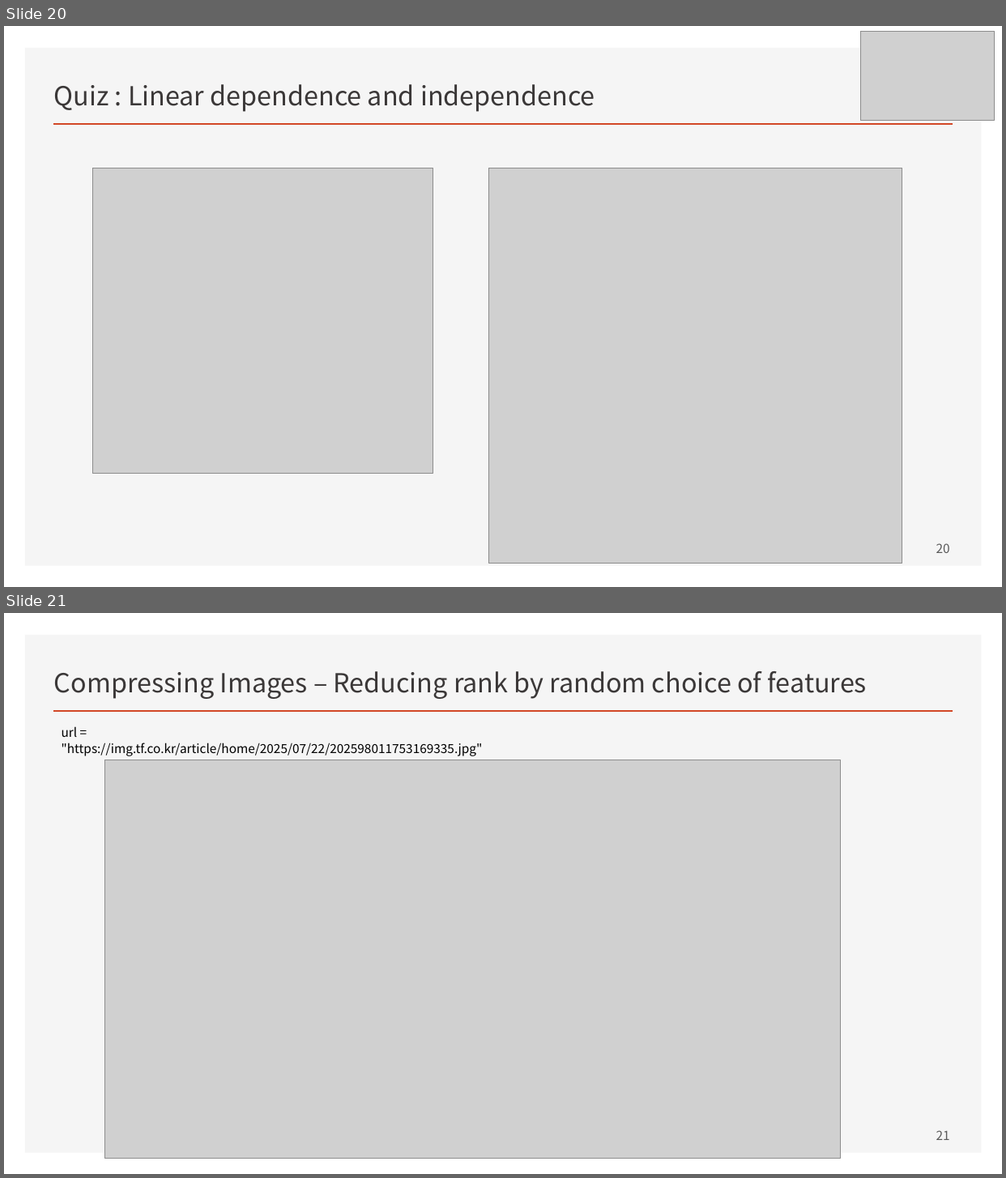
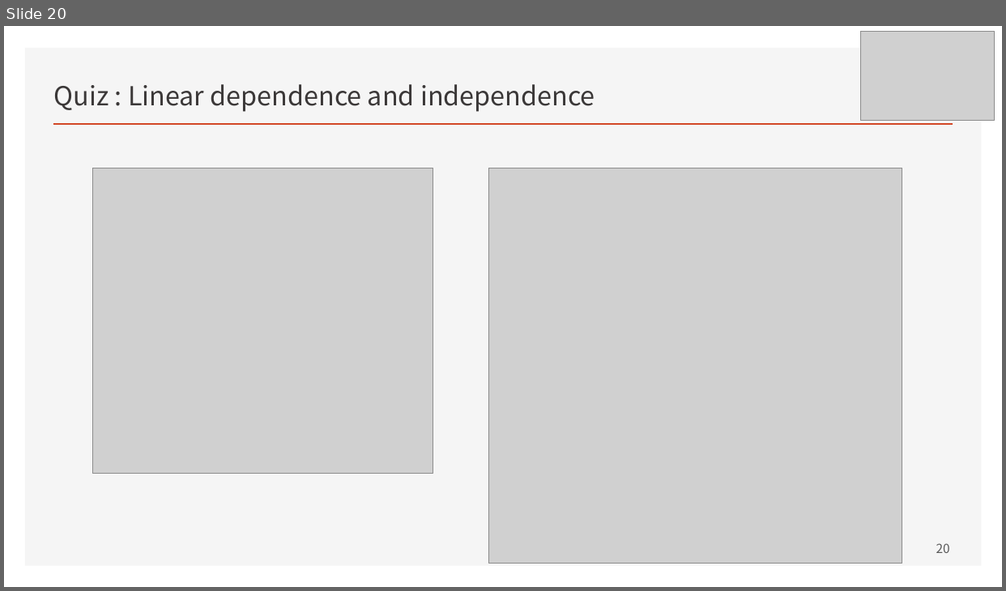
Before and after one commit to ancestor9/mathematics-for-machine-learning, a slide deck: Linear_Algebra/w1_w2_System_of_Linear_Equations.pptx. Shown one above the other, each under a label of ours: slides 20 and 21 before the commit, slide 20 after it. The pictures are 1006x1178 and 1006x591 pixels, drawn with LibreOffice and Linux fonts; fonts in the diff are those of the drawing; grey boxes stand for pictures. Boxes give left, top, right and bottom in pixels: in the first picture for what was removed or moved away, otherwise in the second. Text is boxed around its words. In the diff, an @@ line names an element or a change of style, - is before the commit and + after.

```diff
--- a/Linear_Algebra/w1_w2_System_of_Linear_Equations.pptx
+++ b/Linear_Algebra/w1_w2_System_of_Linear_Equations.pptx
@@ slide 21 removed at bbox=[4, 613, 1002, 1174], background #FFFFFF; not listed: 2 template elements that a slide beside it also shows @@
@@ title removed at bbox=[54, 671, 867, 699] @@
-Compressing Images – Reducing rank by random choice of features
@@ text removed at bbox=[62, 726, 483, 756] @@
-url = "https://img.tf.co.kr/article/home/2025/07/22/202598011753169335.jpg"
@@ picture removed at bbox=[104, 760, 840, 1159] @@
@@ page number removed at bbox=[936, 1131, 950, 1140] @@
-21
```
Also in this commit, not shown: 1 other slide removed, 1 other file.
